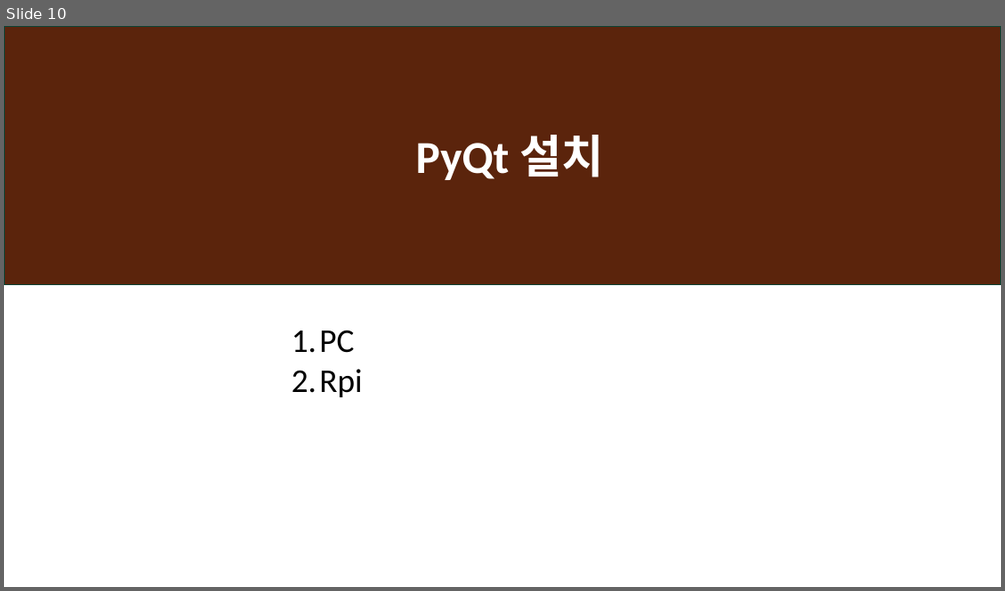
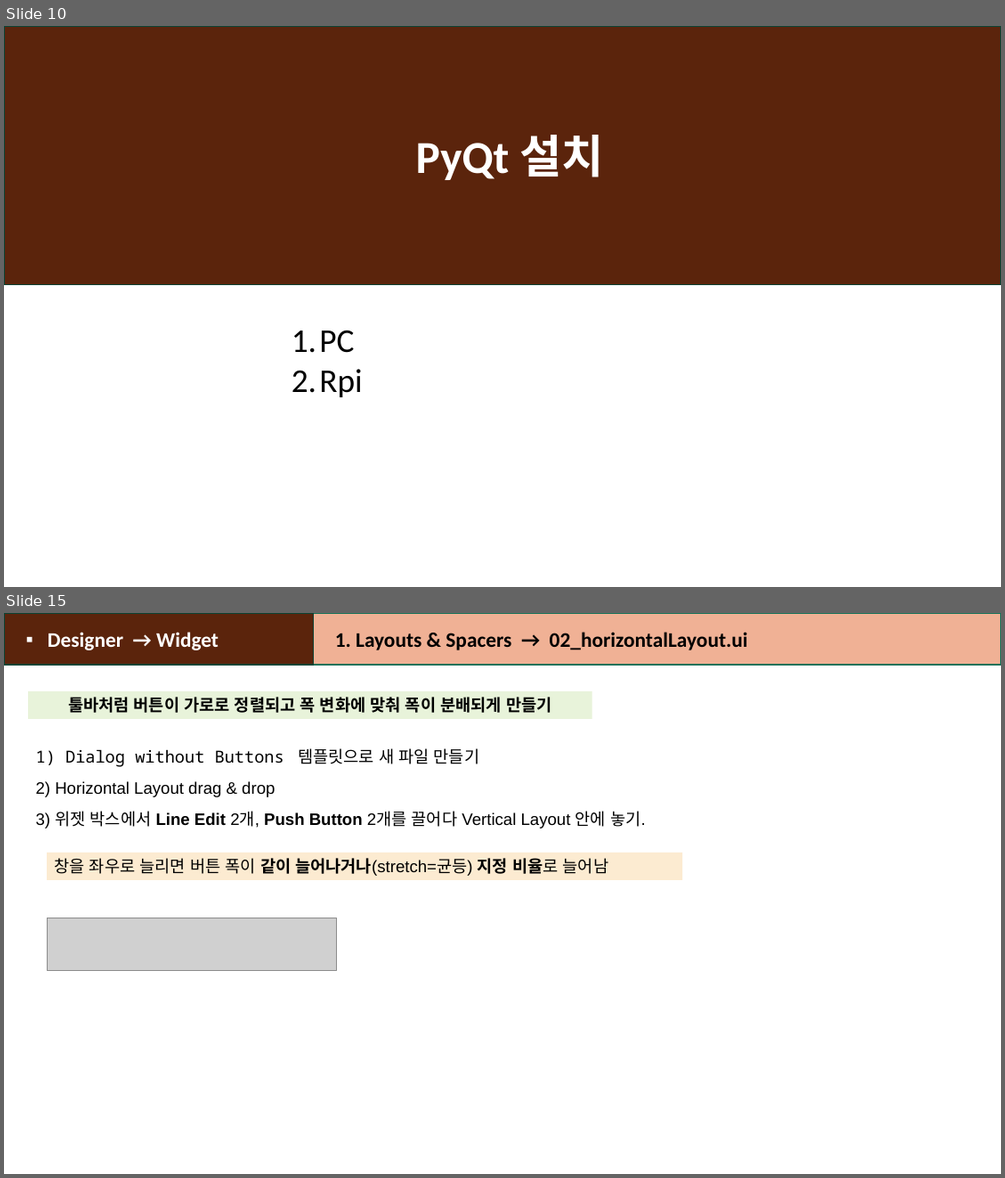
Before and after one commit to heartcom/Linux-Program, a slide deck: 2_Rpi_GPIO_DHT11_PyQt.pptx. Shown one above the other, each under a label of ours: slide 10 before the commit, slides 10 and 15 after it; the slides between them are not shown. The pictures are 1005x591 and 1005x1178 pixels, drawn with LibreOffice and Linux fonts; fonts in the diff are those of the drawing; grey boxes stand for pictures. Boxes give left, top, right and bottom in pixels: in the first picture for what was removed or moved away, otherwise in the second. Text is boxed around its words. In the diff, an @@ line names an element or a change of style, - is before the commit and + after.

```diff
--- a/2_Rpi_GPIO_DHT11_PyQt.pptx
+++ b/2_Rpi_GPIO_DHT11_PyQt.pptx
@@ slide 15 added at box(4, 613, 1001, 1174), background #FFFFFF @@
@@ rectangle added at box(4, 613, 313, 665), fill #5C240C, outline #0D4335 1 pt, 20 pt, text #FFFFFF, bold @@
+▪ Designer → Widget
@@ rectangle added at box(313, 613, 1001, 665), fill #F0B195, outline #157259 1 pt, 20 pt, text #000000, bold @@
+1. Layouts & Spacers → 02_horizontalLayout.ui
@@ rectangle added at box(28, 691, 591, 719), fill #E8F3DA, 16 pt, text #000000, bold @@
+툴바처럼 버튼이 가로로 정렬되고 폭 변화에 맞춰 폭이 분배되게 만들기
@@ text added at box(36, 748, 645, 828), 16 pt, text #000000 @@
+1) Dialog without Buttons 템플릿으로 새 파일 만들기
+2) Horizontal Layout drag & drop
+3) 위젯 박스에서 Line Edit 2개, Push Button 2개를 끌어다 Vertical Layout 안에 놓기.
@@ rectangle added at box(47, 852, 682, 880), fill #FCEBD1, 16 pt, text #000000 @@
+창을 좌우로 늘리면 버튼 폭이 같이 늘어나거나(stretch=균등) 지정 비율로 늘어남
@@ picture added at box(47, 918, 337, 971) @@
```
Also in this commit, not shown: 12 slides changed, 28 other slides added, 1 other file.
